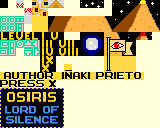
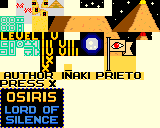
Comparing the layer stacks of the two 160x128 images. Changes:
painted on "Fondo" over (16, 0, 64, 16)
